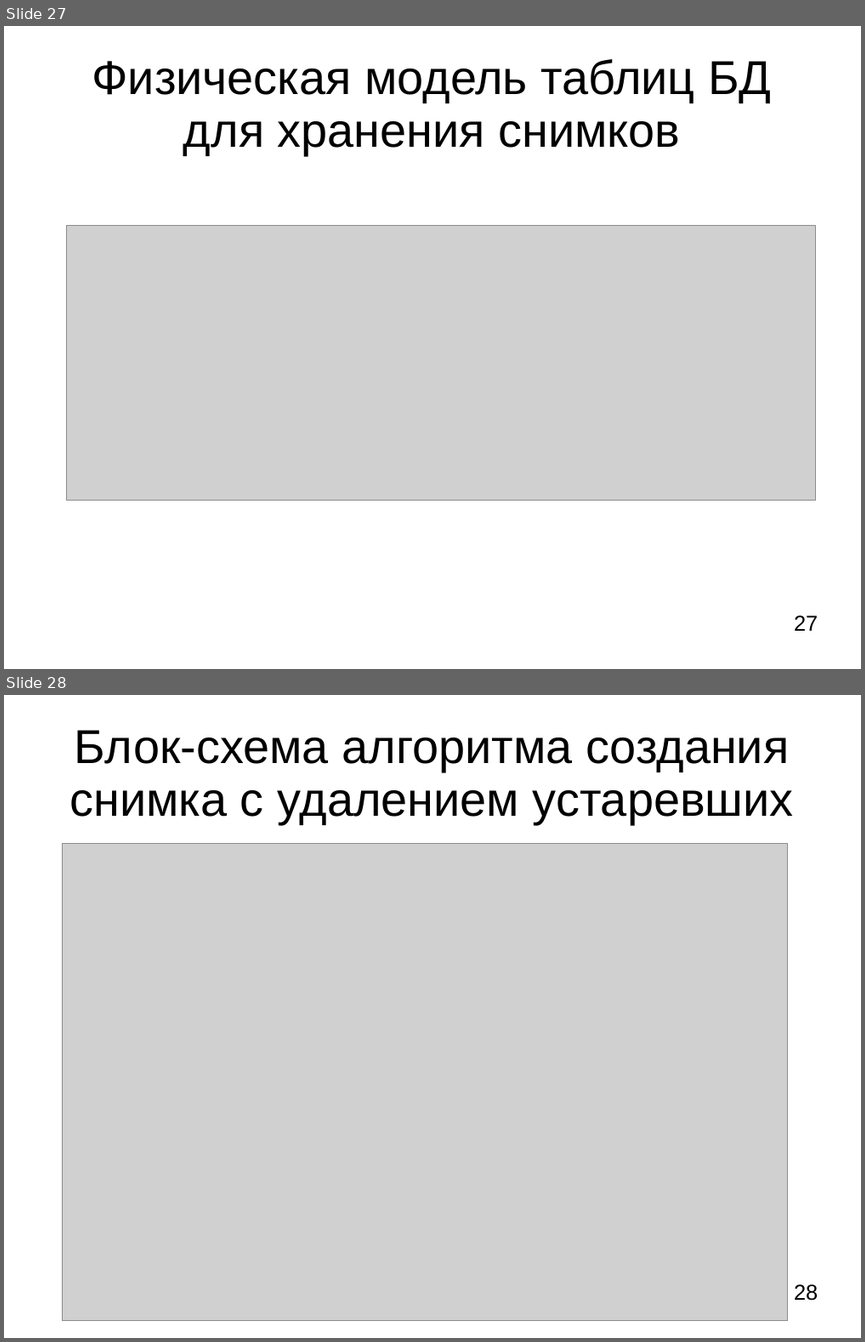
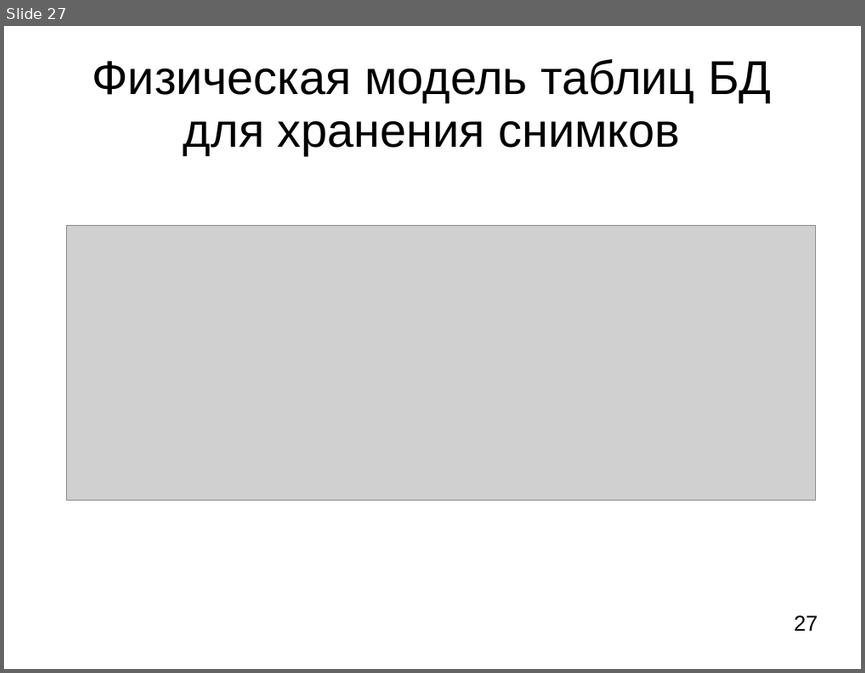
Before and after one commit to LilyTs/Diplom, a slide deck: Цаплина_(Дипломная).ppt. Shown one above the other, each under a label of ours: slides 27 and 28 before the commit, slide 27 after it. The pictures are 865x1342 and 865x673 pixels, drawn with LibreOffice and Linux fonts; fonts in the diff are those of the drawing; grey boxes stand for pictures. Boxes give left, top, right and bottom in pixels: in the first picture for what was removed or moved away, otherwise in the second. Text is boxed around its words. In the diff, an @@ line names an element or a change of style, - is before the commit and + after.

```diff
--- a/Цаплина_(Дипломная).ppt
+++ b/Цаплина_(Дипломная).ppt
@@ slide 28 removed at [4,695,861,1338], background #FFFFFF @@
@@ title removed at [69,730,794,824] @@
-Блок-схема алгоритма создания снимка с удалением устаревших
@@ picture removed at [63,844,788,1321] @@
@@ page number removed at [794,1284,817,1300] @@
-28
```
Also in this commit, not shown: 1 slide changed, 1 other slide removed, 3 other files.
